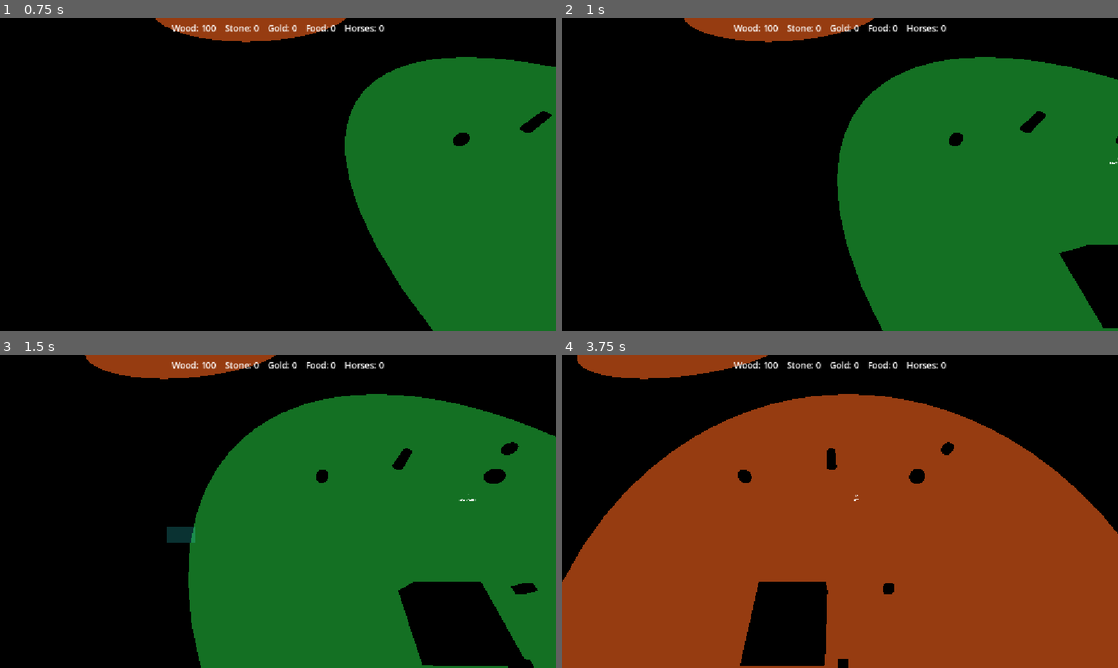
Above: before the commit, frames 1-4 (two rows, left to right).
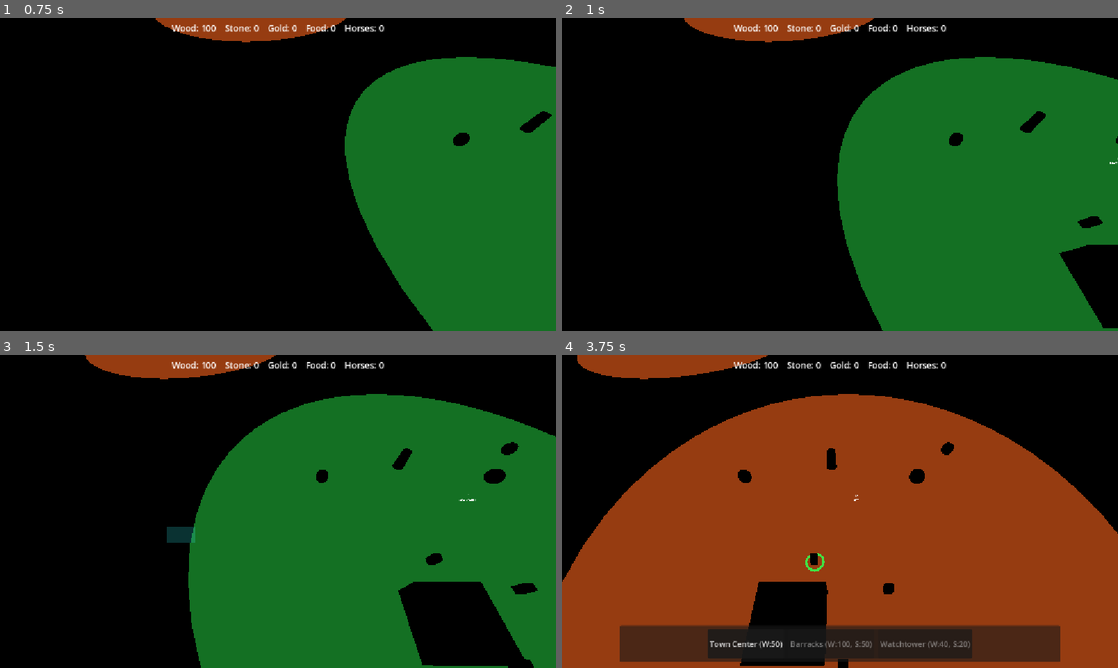
Above: after the commit, the same moments.

Repository: Ferrum-t/RTS-Game
Game: Godot game, scene res://Scenes/World/World.tscn
Same seed, same stepped clock (60 frames per second), same inputs: the game is played once before the commit and once after it.
Inputs (mouse positions are in pixels of both pictures, inside the frame that each line leads up to):
- Up to frame 1 (0.75 s): tap Enter at 0.5 s; move the mouse to (400, 158) at 0.52 s; hold D (move_right) from 0.53 s (still down); tap C at 0.6 s; click (400, 158) at 0.67 s
- Up to frame 2 (1 s): keep holding D (move_right)
- Up to frame 3 (1.5 s): release D (move_right) at 1.25 s; drag from (166, 527) to (250, 574) at 1.27 s
- Up to frame 4 (3.75 s): move the mouse to (895, 442) at 2.02 s; hold D (move_right) 2.03-2.75 s; tap P at 2.1 s; drag from (812, 574) to (673, 464) at 2.77 s; move the mouse to (1006, 558) at 3.52 s; hold Left (move_left) from 3.53 s (still down); tap U at 3.6 s

Frame 1 is identical in both runs. In frame 2, 0.1% of the frame differs, in the area x 92-98%, y 63-68%; in frame 3, less than 0.1%; in frame 4, 7.9%, in the area x 10-90%, y 63-98%.

Commit message:
M11: spawn 4 player Workers near TC at match start

Diff:
--- a/Scenes/World/World.tscn
+++ b/Scenes/World/World.tscn
@@ -80,6 +80,12 @@
 [node name="Worker2" parent="Units" unique_id=1758318803 instance=ExtResource("5_hveh7")]
 transform = Transform3D(1, 0, 0, 0, 1, 0, 0, 0, 1, 34, 0, -24)
 
+[node name="Worker3" parent="Units" unique_id=1758318804 instance=ExtResource("5_hveh7")]
+transform = Transform3D(1, 0, 0, 0, 1, 0, 0, 0, 1, 26, 0, -19)
+
+[node name="Worker4" parent="Units" unique_id=1758318805 instance=ExtResource("5_hveh7")]
+transform = Transform3D(1, 0, 0, 0, 1, 0, 0, 0, 1, 29, 0, -26)
+
 [node name="Tree" parent="." unique_id=1425628717 instance=ExtResource("10_ng1ea")]
 transform = Transform3D(1, 0, 0, 0, 1, 0, 0, 0, 1, 30, 0, -36)
 
